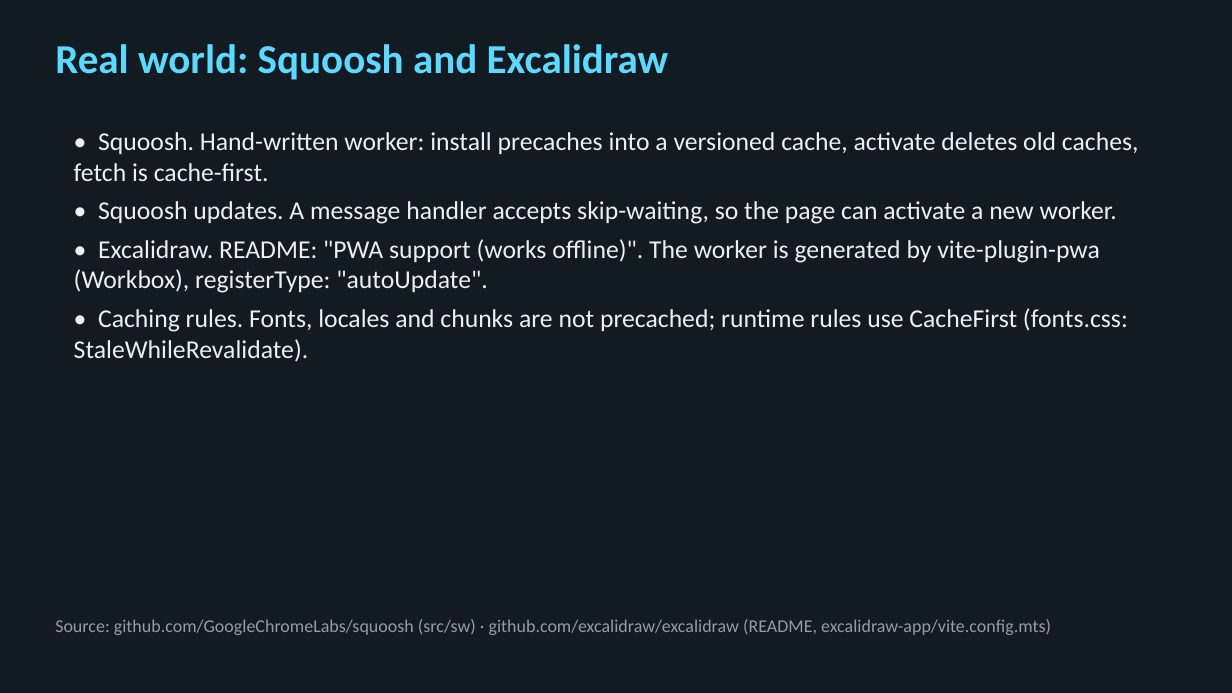
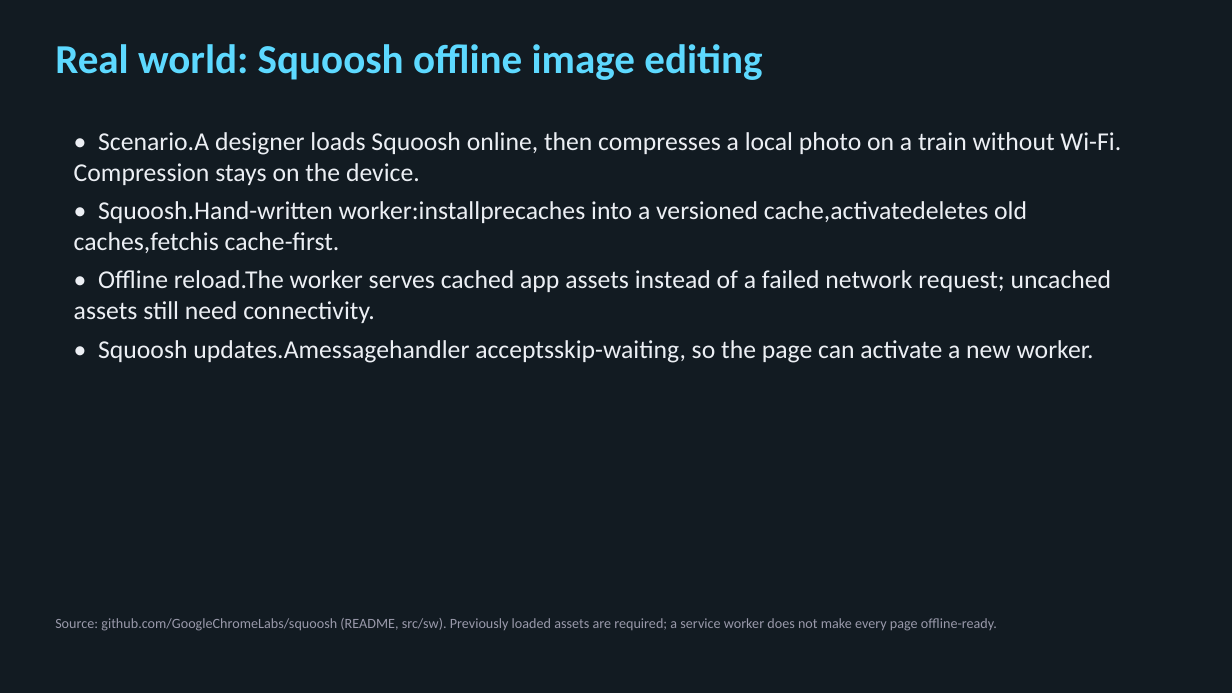
Before and after one commit to bodonnell-DePaul/webapps_week7, a slide deck: slide 37 of Week08-Slides.pptx. Drawn at 1232x693 pixels with LibreOffice and Linux fonts; fonts in the diff are those of the drawing. Boxes give left, top, right and bottom in pixels: in the first picture for what was removed or moved away, otherwise in the second. Text is boxed around its words. In the diff, an @@ line names an element or a change of style, - is before the commit and + after.

```diff
--- a/Week08-Slides.pptx
+++ b/Week08-Slides.pptx
@@ text at <box>55,44,762,80</box>: text changed @@
-Real world: Squoosh and Excalidraw
+Real world: Squoosh offline image editing
@@ text at <box>74,132,1121,363</box>: text changed @@
-• Squoosh. Hand-written worker: install precaches into a versioned cache, activate deletes old caches, fetch is cache-first.
-• Squoosh updates. A message handler accepts skip-waiting, so the page can activate a new worker.
-• Excalidraw. README: "PWA support (works offline)". The worker is generated by vite-plugin-pwa (Workbox), registerType: "autoUpdate".
-• Caching rules. Fonts, locales and chunks are not precached; runtime rules use CacheFirst (fonts.css: StaleWhileRevalidate).
+• Scenario.A designer loads Squoosh online, then compresses a local photo on a train without Wi-Fi. Compression stays on the device.
+• Squoosh.Hand-written worker:installprecaches into a versioned cache,activatedeletes old caches,fetchis cache-first.
+• Offline reload.The worker serves cached app assets instead of a failed network request; uncached assets still need connectivity.
+• Squoosh updates.Amessagehandler acceptsskip-waiting, so the page can activate a new worker.
@@ text at <box>55,618,997,631</box>: text changed; size 14 to 11 pt @@
-Source: github.com/GoogleChromeLabs/squoosh (src/sw) · github.com/excalidraw/excalidraw (README, excalidraw-app/vite.config.mts)
+Source: github.com/GoogleChromeLabs/squoosh (README, src/sw). Previously loaded assets are required; a service worker does not make every page offline-ready.
```
Also in this commit, not shown: 44 other slides changed, 3 slides added, 2 other files.
